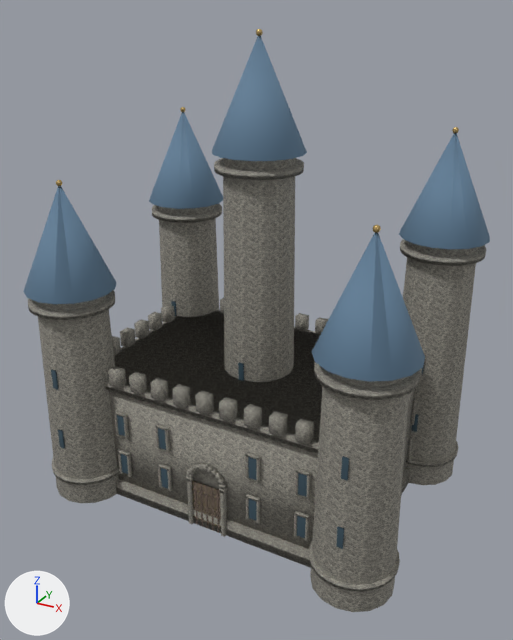
The glTF model game/voxario/Eryndor/Assets/Models/valoria/keep.glb, before and after one commit.
Camera for both pictures: a camera (50 mm lens) standing at (37.4, -68.6, 56.3) and looking at (0.7, -1.8, 22.9). The axes (+X, +Y, +Z) are drawn at lower left. The lights are the same throughout. The older version comes first. Vertices at exactly the same position are counted once.

In view in the first picture: 'keep'.
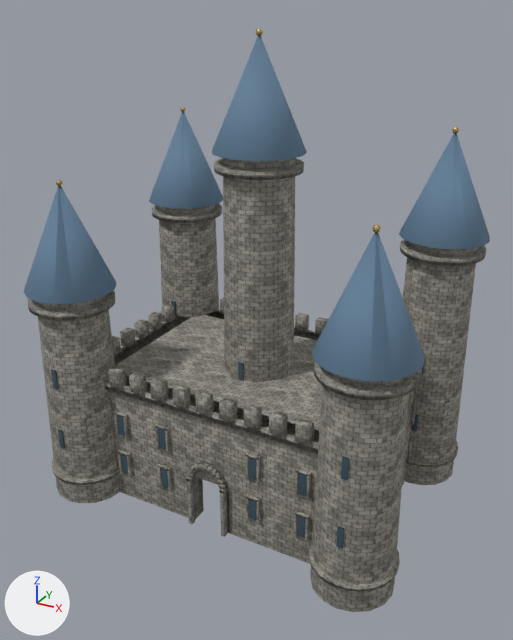
The change in detail:
me_keep is used by ob_keep; location (0.0, 0.0, 0.0).
me_keep had 2740 vertices, 4604 faces and spanned x -23.2..23.2, y -17.2..17.2, z 0.0..54.3.
me_keep now has 2806 vertices, 4712 faces and spans x -23.2..23.2, y -17.2..17.2, z 0.0..54.3.
me_keep part 1: a new loose piece, a box spanning x -2.2..2.2, y -12.0..-10.0, z 6.4..16.0, in mat_weathered_stone.
me_keep part 2: the loose piece of 8 vertices spanning x -1.6..-1.4, y -12.6..-12.5, z 0.1..5.9 is moved by (-0.9, 2.4, 0.0).
me_keep part 3: the loose piece of 8 vertices spanning x -0.8..-0.7, y -12.6..-12.5, z 0.1..5.9 is moved by (-1.7, 1.6, 0.0).
me_keep part 4: the loose piece of 8 vertices spanning x -0.1..0.1, y -12.6..-12.5, z 0.1..5.9 is moved by (-2.4, 0.9, 0.0).
me_keep part 5: the loose piece of 8 vertices spanning x 1.4..1.6, y -12.6..-12.5, z 0.1..5.9 is moved by (0.9, 2.4, 0.0).
me_keep part 6: the loose piece of 8 vertices spanning x 0.7..0.8, y -12.6..-12.5, z 0.1..5.9 is moved by (1.7, 1.6, 0.0).
me_keep part 7: the loose piece of 8 vertices spanning x -2.0..2.0, y -12.6..-12.5, z 0.9..1.1 is deleted.
me_keep part 8: the loose piece of 8 vertices spanning x -2.0..2.0, y -12.6..-12.5, z 2.9..3.1 is deleted.
me_keep part 9: the loose piece of 8 vertices spanning x -2.0..2.0, y -12.6..-12.5, z 4.9..5.1 is deleted.
Part 10, on me_keep:
14 vertices are removed from x -18.0..18.0, y -12.5..12.5, z 0.0..6.0.
34 faces are deleted.
24 vertices are added at x -17.5..17.5, y -12.0..10.0, z 0.0..16.0.
58 new faces join them, mat_weathered_stone.
me_keep part 11: 2914 kept faces spanning x -22.9..22.9, y -16.9..16.9, z 0.0..42.0 get new texture (UV) coordinates.
Other edits to the shape of me_keep do not show in these pictures.

What differs and where, as boxes (x1, y1, x2, y2) in the pictures (513 x 640 px; the box of a moved part takes in the faces that stretch with it):
part 1 of me_keep, added
    after: (190, 401, 225, 485)
part 2 of me_keep, moved or reshaped (not visible afterwards)
    before: (195, 484, 198, 524)
part 3 of me_keep, moved or reshaped (not visible afterwards)
    before: (200, 485, 203, 526)
part 4 of me_keep, moved or reshaped (not visible afterwards)
    before: (206, 487, 208, 528)
part 5 of me_keep, moved or reshaped (not visible afterwards)
    before: (217, 491, 219, 532)
part 6 of me_keep, moved or reshaped (not visible afterwards)
    before: (211, 489, 214, 530)
part 7 of me_keep, deleted
    before: (193, 516, 221, 528)
part 8 of me_keep, deleted
    before: (192, 502, 221, 514)
part 9 of me_keep, deleted
    before: (192, 488, 220, 500)
part 10 of me_keep, cut back
    before: (108, 311, 415, 568)
    after: (108, 311, 415, 564)
part 11 of me_keep, surface changed
    both: (28, 159, 486, 612)
